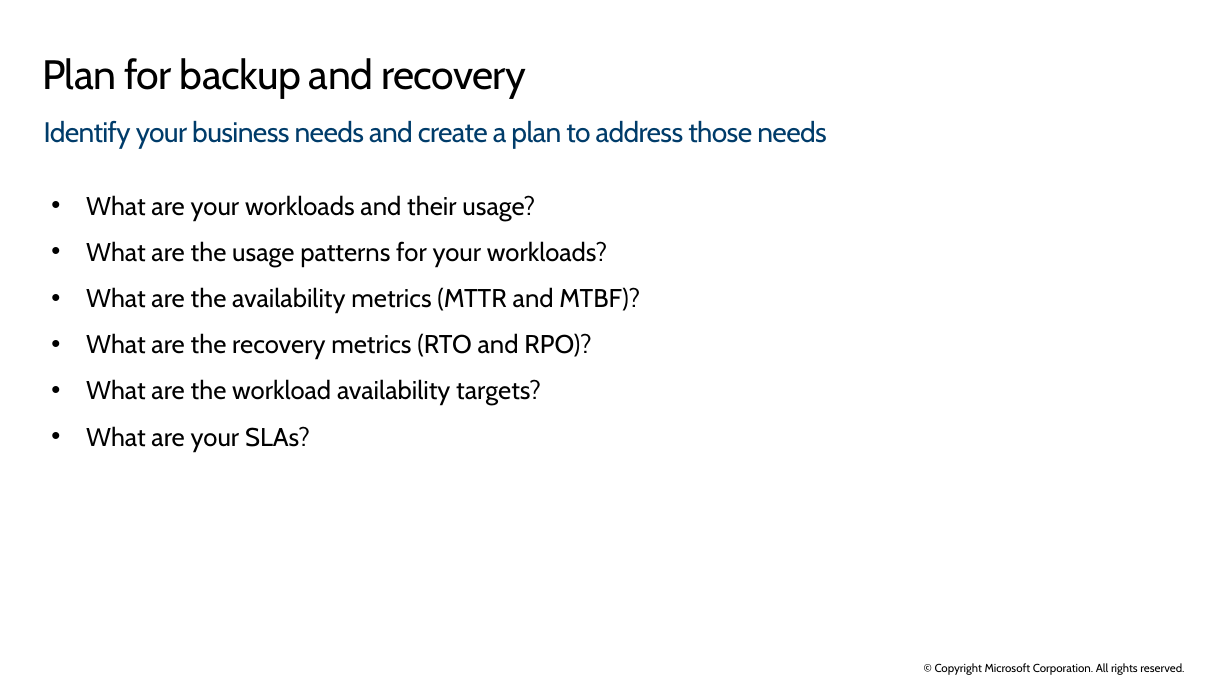
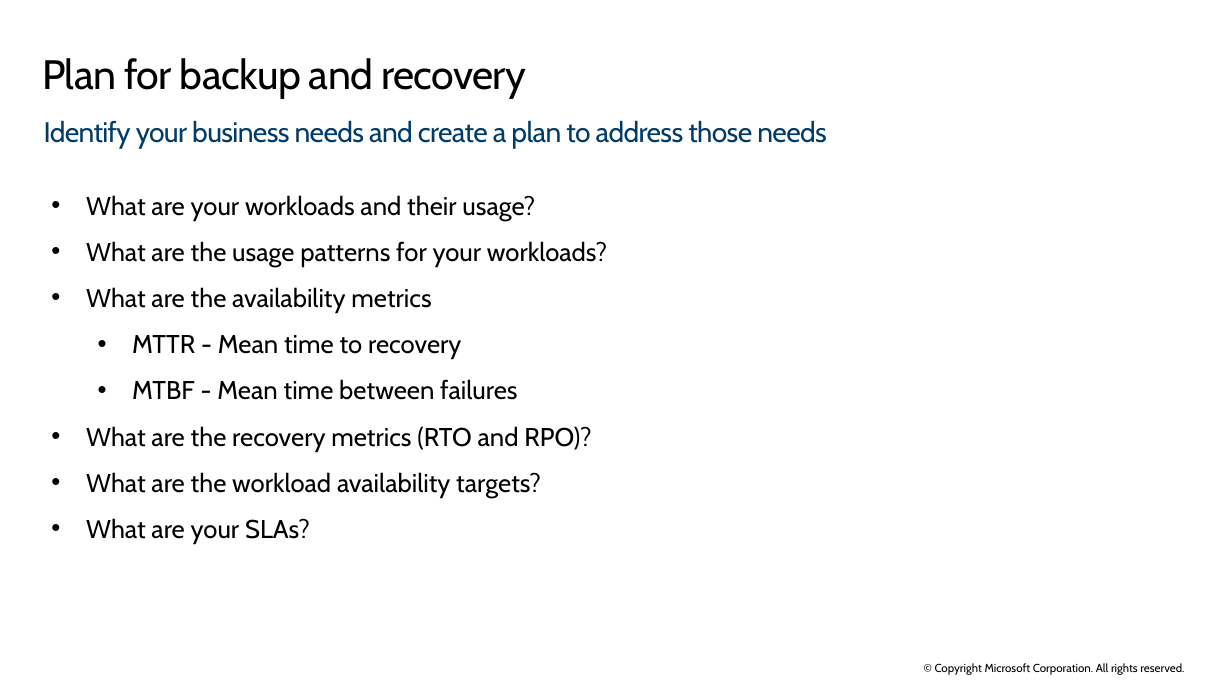
Before and after one commit to raviteja59/hkjc-az-305, a slide deck: slide 5 of PowerPoint/AZ-305T00A-ENU-Powerpoint_10.pptx. Drawn at 1232x693 pixels with LibreOffice and Linux fonts; fonts in the diff are those of the drawing. Boxes give left, top, right and bottom in pixels: in the first picture for what was removed or moved away, otherwise in the second. Text is boxed around its words. In the diff, an @@ line names an element or a change of style, - is before the commit and + after.

```diff
--- a/PowerPoint/AZ-305T00A-ENU-Powerpoint_10.pptx
+++ b/PowerPoint/AZ-305T00A-ENU-Powerpoint_10.pptx
@@ text at box(86, 287, 517, 400): text changed @@
-• What are the availability metrics (MTTR and MTBF)?
+• What are the availability metrics
+  • MTTR - Mean time to recovery
+  • MTBF - Mean time between failures
```
Also in this commit, not shown: 1 other slide changed, 2 slides added, 1 other file.
